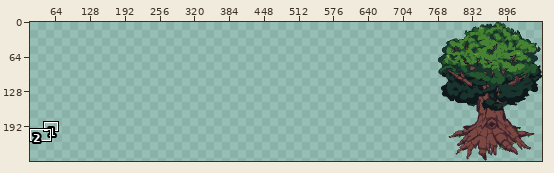
Two states of a sprite sheet, Assets/Art/Environment/Tree.png. Above, an overview of the earlier version with the close-up marked.
Close-up. Before:
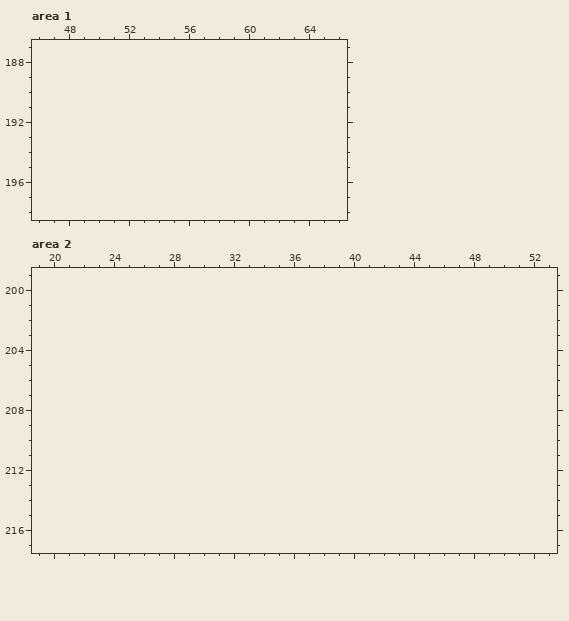
The file is 192x256 pixels. Shown: area 1: x 46..66, y 187..198; area 2: x 19..53, y 199..217. The old version is drawn lined up with the new one, on the new canvas. The wide view leaves out empty margins. The commit also changed other parts of the picture, which this record leaves out.
Once edited:
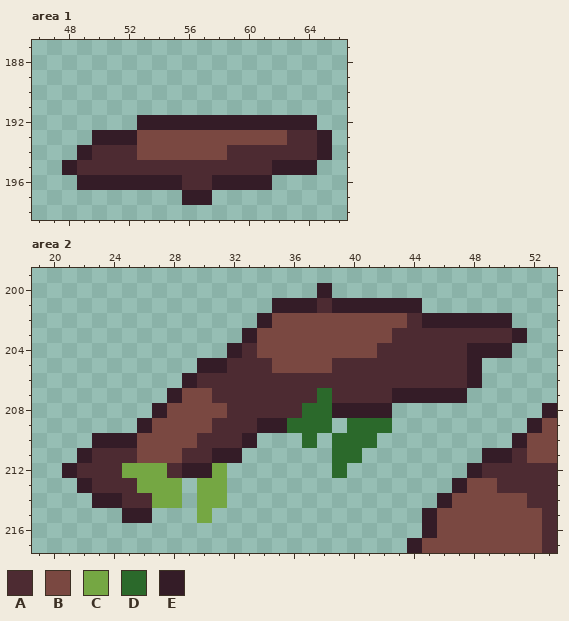
Palette (. is transparent): A #4d2b32  B #7a4841  C #75a743  D #2b692b  E #341c27
What changed:
canvas 192x256 -> 960x256, the old top-left corner now at 768,0
Area 1:
y 192: x 53..64 ............ -> EEEEEEEEEEEE
y 193: x 50..65 ................ -> EEEBBBBBBBBBBAAE
y 194: x 49..65 ................. -> EAAABBBBBBAAAAAAE
y 195: x 48..64 ................. -> EAAAAAAAAAAAAAEEE
y 196: x 49..61 ............. -> EEEEEEEAAEEEE
y 197: x 56..57 .. -> EE
Area 2:
y 200: x 38 . -> E
y 201: x 35..44 .......... -> EEEAEEEEEE
y 202: x 34..50 ................. -> EBBBBBBBBBAEEEEEE
y 203: x 33..51 ................... -> EBBBBBBBBBAAAAAAAAE
y 204: x 32..50 ................... -> EABBBBBBBBAAAAAAEEE
y 205: x 30..48 ................... -> EEAAABBBBAAAAAAAAAE
y 206: x 29..48 .................... -> EAAAAAAAAAAAAAAAAAAE
y 207: x 28..47 .................... -> EBBAAAAAAADAAAAEEEEE
y 208: x 27..42 ................ -> EBBBBAAAAADDEEEE; x 53 . -> E
y 209: x 26..38 ............. -> EBBBBAAAEEDDD; x 40..42 ... -> DDD; x 52..53 .. -> EB
y 210: x 23..33 ........... -> EEEBBBBAAAE; x 37 . -> D; x 39..41 ... -> DDD; x 51..53 ... -> EBB
y 211: x 22..32 ........... -> EAAABBBAAEE; x 39..40 .. -> DD; x 49..53 ..... -> EEABB
y 212: x 21..31 ........... -> EAAACCCAEEC; x 39 . -> D; x 48..53 ...... -> EAAAAA
y 213: x 22..28 ....... -> EAAACCC; x 30..31 .. -> CC; x 47..53 ....... -> EBBAAAA
y 214: x 23..28 ...... -> EEAACC; x 30..31 .. -> CC; x 46..53 ........ -> EBBBBBAA
y 215: x 25..26 .. -> EE; x 30 . -> C; x 45..53 ......... -> EBBBBBBBA
y 216: x 45..53 ......... -> EBBBBBBBA
y 217: x 44..53 .......... -> EBBBBBBBBA
